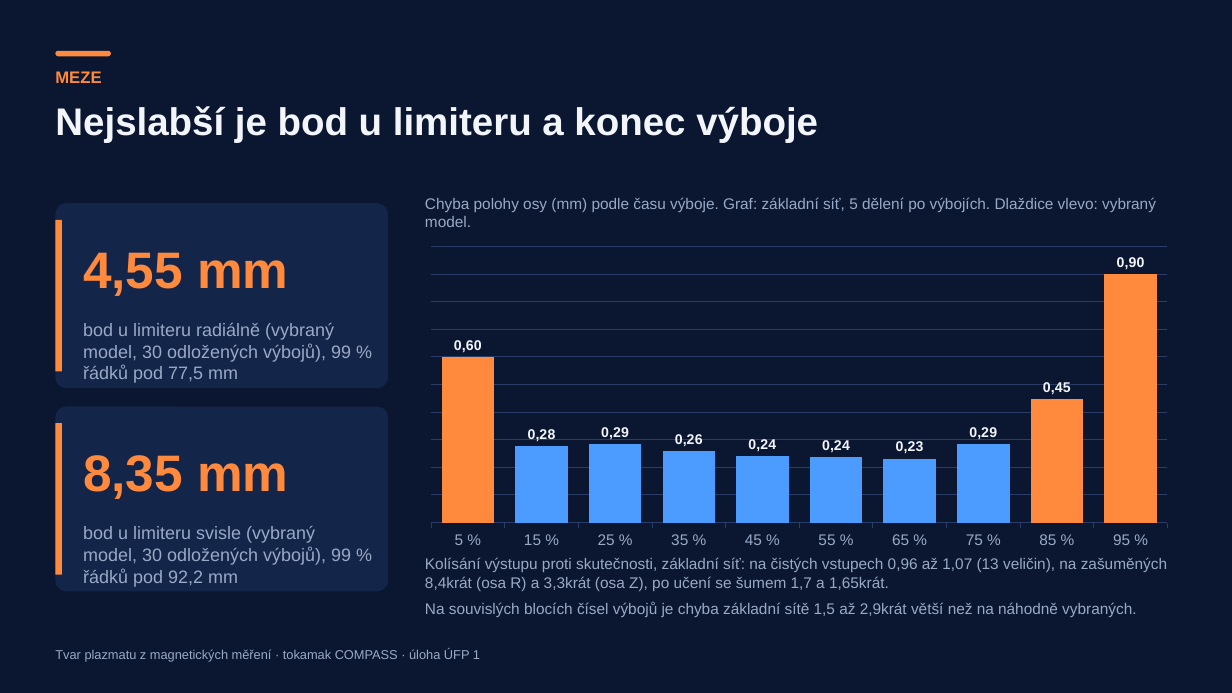
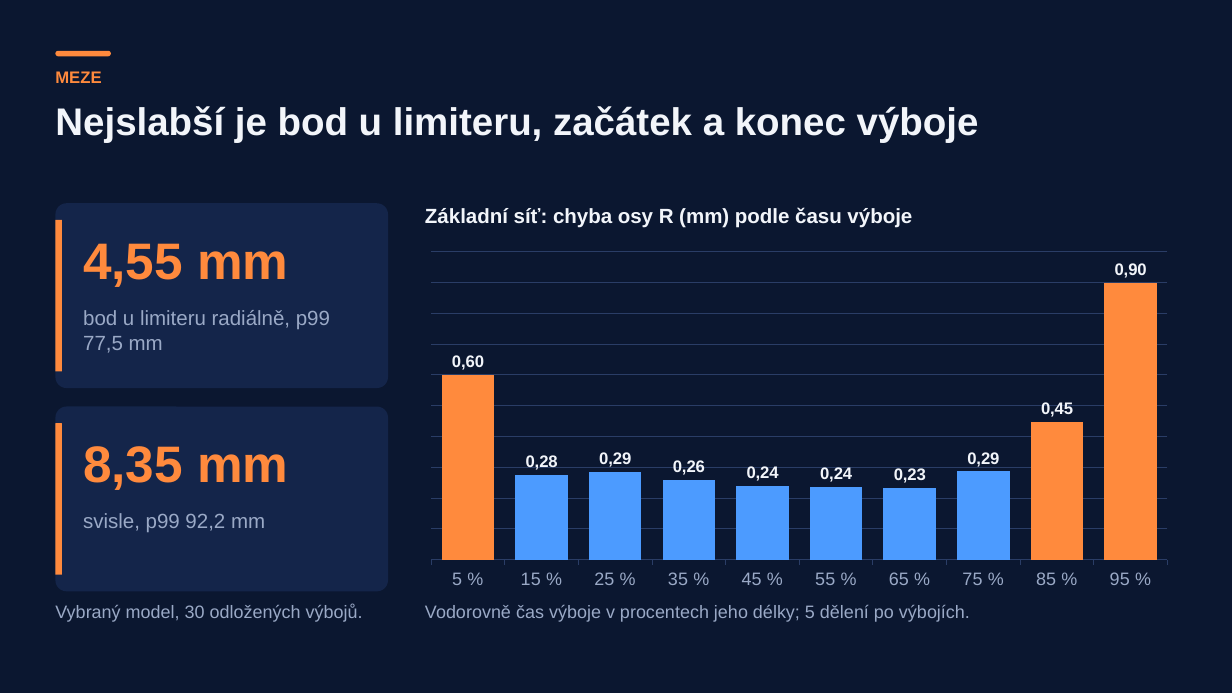
Before and after one commit to mschiller890/hackathon, a slide deck: slide 12 of presentation/deck/slides.pptx. Drawn at 1232x693 pixels with LibreOffice and Linux fonts; fonts in the diff are those of the drawing. Boxes give left, top, right and bottom in pixels: in the first picture for what was removed or moved away, otherwise in the second. Text is boxed around its words. In the diff, an @@ line names an element or a change of style, - is before the commit and + after.

```diff
--- a/presentation/deck/slides.pptx
+++ b/presentation/deck/slides.pptx
@@ text at (55,106,979,143): text changed @@
-Nejslabší je bod u limiteru a konec výboje
+Nejslabší je bod u limiteru, začátek a konec výboje
@@ text at (425,207,912,228): text changed; size 12 to 16 pt; text colour #9AA9C6 to #F2F5FA; bold on @@
-Chyba polohy osy (mm) podle času výboje. Graf: základní síť, 5 dělení po výbojích. Dlaždice vlevo: vybraný model.
+Základní síť: chyba osy R (mm) podle času výboje
@@ text "4,55 mm": place and size @@
-text "4,55 mm" at (83,252,288,296)
+text "4,55 mm" at (83,243,288,287)
@@ column chart at (416,245,1183,596) @@
@@ category axis changed @@
@@ value axis changed @@
@@ lettering changed @@
@@ column chart: place and size @@
-column chart at (416,240,1183,555)
+column chart at (416,245,1183,596)
@@ text at (83,310,330,353): text changed; size 14 to 16 pt @@
-bod u limiteru radiálně (vybraný model, 30 odložených výbojů), 99 % řádků pod 77,5 mm
+bod u limiteru radiálně, p99 77,5 mm
@@ text "8,35 mm": place and size @@
-text "8,35 mm" at (83,455,288,499)
+text "8,35 mm" at (83,446,288,490)
@@ text at (83,513,265,532): text changed; size 14 to 16 pt @@
-bod u limiteru svisle (vybraný model, 30 odložených výbojů), 99 % řádků pod 92,2 mm
+svisle, p99 92,2 mm
@@ text removed at (425,557,1167,617) @@
-Kolísání výstupu proti skutečnosti, základní síť: na čistých vstupech 0,96 až 1,07 (13 veličin), na zašuměných 8,4krát (osa R) a 3,3krát (osa Z), po učení se šumem 1,7 a 1,65krát.
-Na souvislých blocích čísel výbojů je chyba základní sítě 1,5 až 2,9krát větší než na náhodně vybraných.
@@ text added at (55,604,363,622), 14 pt, text #9AA9C6 @@
+Vybraný model, 30 odložených výbojů.
@@ text added at (425,605,970,622), 14 pt, text #9AA9C6 @@
+Vodorovně čas výboje v procentech jeho délky; 5 dělení po výbojích.
@@ text removed at (55,649,480,662) @@
-Tvar plazmatu z magnetických měření · tokamak COMPASS · úloha ÚFP 1
```
Also in this commit, not shown: 13 other slides changed, 1 other file.
